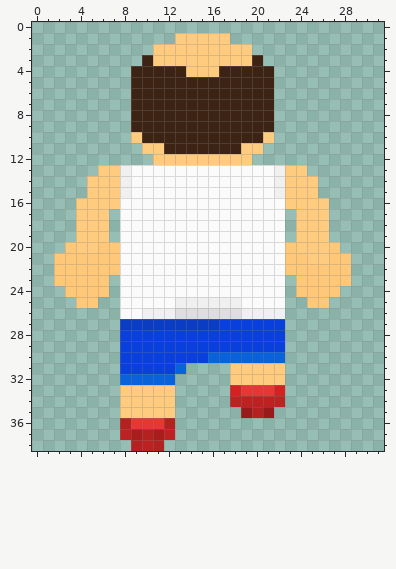
Two versions of one pixel-art sprite, Assets/Sprites/character sprites/Walk/Craig BackWalk3.png. The picture above was drawn from the file before the commit.
The file is 32x39 pixels. Colours within 5 levels of each other are drawn and written as one.
New version:
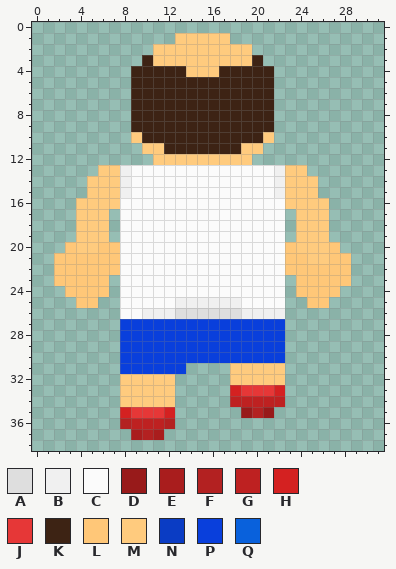
Palette (. is transparent): A #dedede  B #f0f0f0  C #fbfbfb  D #981a1a  E #a91d1d  F #b32121  G #be2121  H #d42121  J #e63737  K #3d2314  L #ffc778  M #ffcb7e  N #0a3cc4  P #093fdc  Q #0961dc
Diff:
The author changed colour J to colour G in row 36 at x 9 to 11.
The author changed colour M to colour H in row 35 at x 8 and 12.
The author changed colour M to colour J in row 35 at x 9 to 11.
The author changed colour Q to colour M in row 32 at x 8 to 12.
The author changed colour N to colour P in row 27 at x 8 to 16.
The author changed colour Q to colour P in row 30 at x 16 to 22; in row 31 at x 13.
Colour F is gone in row 38 at x 9 and 11.
Colour G is gone in row 37 at x 8 and 12; in row 38 at x 10.
